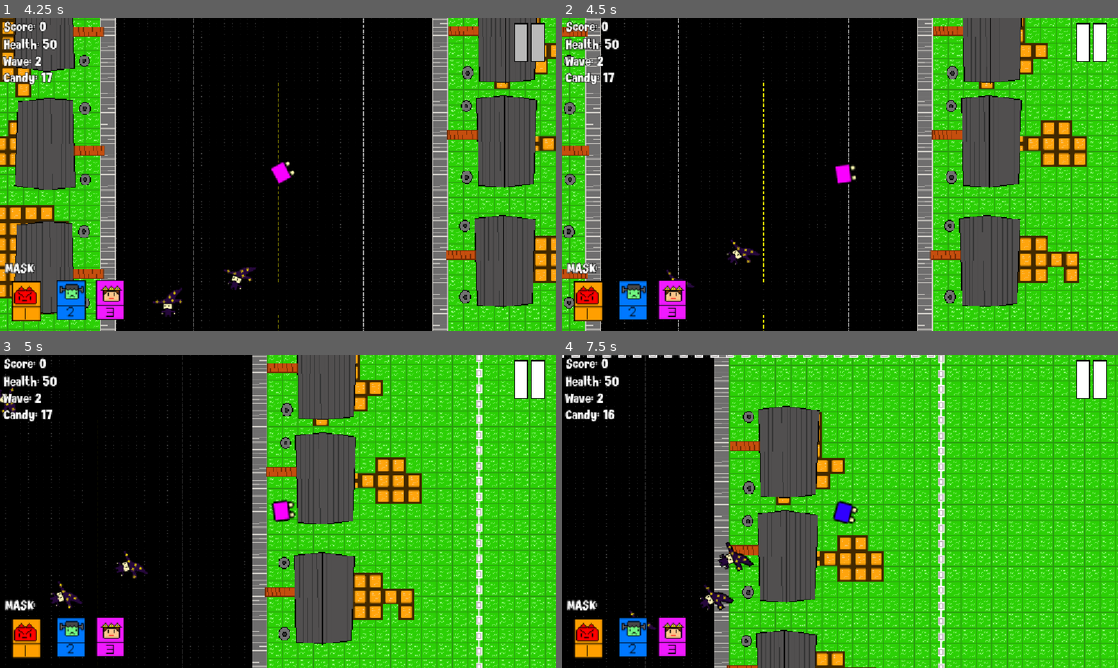
Above: before the commit, frames 1-4 (two rows, left to right).
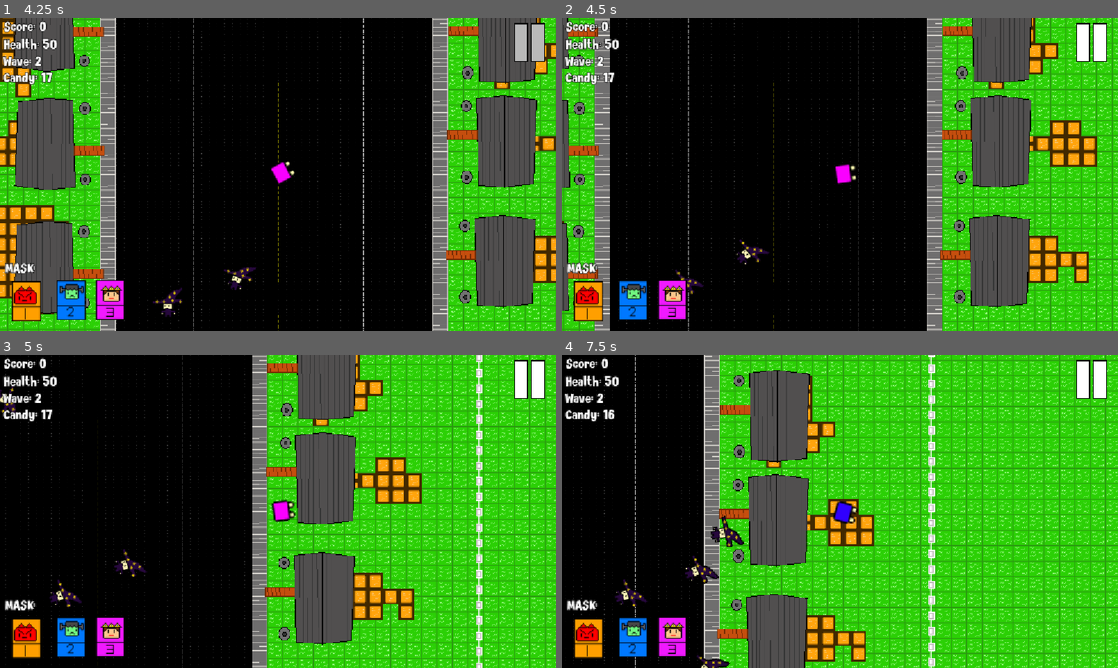
Above: after the commit, the same moments.

Repository: T8BG/HalloweenGameJam
Game: Godot game, scene res://Assets/Scenes/Areas/TitleScreen.tscn
The game is run twice, just before and just after one commit, with the same random seed, the same clock (stepped at 60 frames per second) and the same inputs.
Inputs (mouse positions are in pixels of both pictures, inside the frame that each line leads up to):
- Up to frame 1 (4.25 s): click "START" at 0.5 s; click (27, 302) at 1.25 s; click (72, 302) at 2 s; click (111, 299) at 2.75 s; click (528, 43) at 3.5 s
- Up to frame 2 (4.5 s): move the mouse to (962, 158) at 4.27 s; hold D (Right) from 4.28 s (still down); hold Q (Grab) from 4.28 s (still down)
- Up to frame 3 (5 s): keep holding D (Right); keep holding Q (Grab)
- Up to frame 4 (7.5 s): move the mouse to (728, 527) at 5.02 s; release D (Right) at 5.03 s; release Q (Grab) at 5.03 s; hold S (Down) 5.03-5.78 s; tap 1 (One) at 5.1 s; move the mouse to (895, 442) at 5.77 s; hold D (Right) 5.78-6.53 s; click (895, 442) at 5.85 s; move the mouse to (812, 574) at 6.52 s; hold W (Up) 6.53-7.28 s; tap 3 (Three) at 6.6 s; move the mouse to (1006, 558) at 7.27 s; hold A (Left) from 7.28 s (still down); hold 2 (Two) from 7.28 s (still down)

Frame 1 is identical in both runs. In frame 2, 24% of the frame differs, in the area x 0-100%, y 0-100%; in frame 3, 0.3%; in frame 4, 41%.

Commit message:
Bug Fixes
Stats did not reset when you started a new game.

Diff:
--- a/halloweenGameJam/Assets/Scripts/player.gd
+++ b/halloweenGameJam/Assets/Scripts/player.gd
@@ -1,5 +1,5 @@
 extends CharacterBody2D
-const SPEED = 800
+const SPEED = 700
 var screen_size
 
 const SPREAD_ANGLE = 20.0
--- a/halloweenGameJam/Assets/Scripts/title_screen.gd
+++ b/halloweenGameJam/Assets/Scripts/title_screen.gd
@@ -35,6 +35,9 @@
 
 func _on_start_button_pressed() -> void:
 	print("Start button pressed")
+	GameManager.mask = 1
+	GameManager.score = 0
+	GameManager.wave = 1
 	get_tree().change_scene_to_file("res://Assets/Scenes/Areas/GameWorld.tscn")
 	pass # Replace with function body.
 
